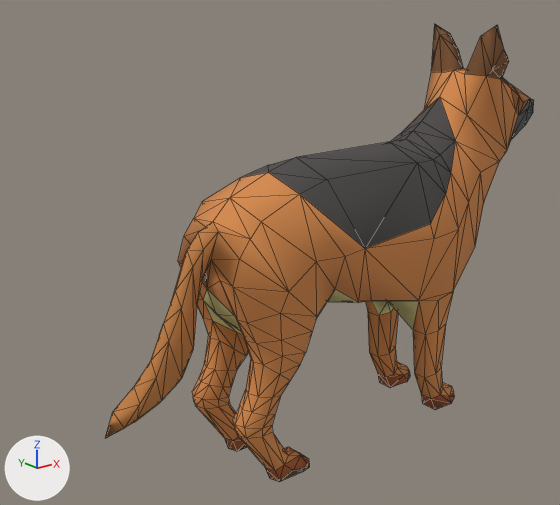
One commit to the OBJ model models/lowpoly/dog/dog_reference.obj: the scene before it, then after it.
The view is the same before and after, from a camera (50 mm lens) standing at (-4.78, -5.03, 3.99) and looking at (-0.54, 0.26, 1.87). The axes (+X, +Y, +Z) are drawn at lower left. The lights are the same throughout. Mesh edges are drawn as thin lines. Where no turn or scale is listed for an object, it has been applied to the vertices. Vertices at the same position are counted once.

Names of what the first picture shows: 'dog_reference'.
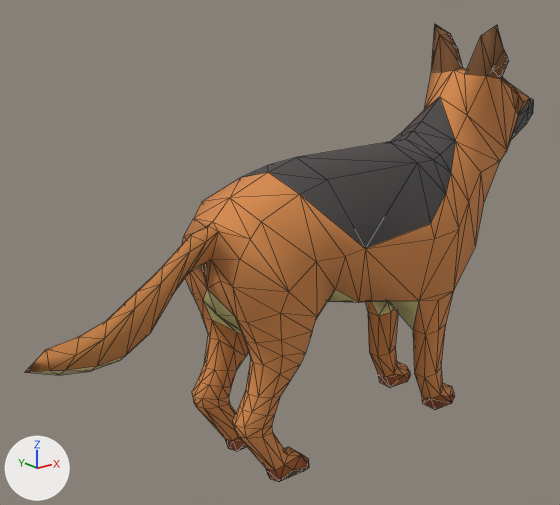
The change in detail:
me_dog_reference has 482 vertices, 960 faces and spans x -2.5..2.69, y -0.58..0.58, z 0.01..3.85.
me_dog_reference is used by ob_dog_reference; location (0.0, 0.0, 0.0).
me_dog_reference part 1: all 40 vertices in x -2.5..-1.59, y -0.09..0.09, z 0.8..2.3 are multiplied about their middle by the matrix ((0.859, 0.038, 0.51), (-0.036, 0.999, -0.015), (-0.51, -0.005, 0.86)), then moved by (-0.24, 0.0, 0.39).

Where the change shows, as pixel boxes [x1, y1, x2, y2] in the pictures (560 x 505 px; the box of a moved part takes in the faces that stretch with it):
'dog_reference', reshaped (18% wider)
    before: [105, 24, 534, 482]
    after: [26, 24, 534, 482]
part 1 of me_dog_reference, moved or reshaped
    before: [105, 222, 218, 438]
    after: [26, 222, 218, 375]
